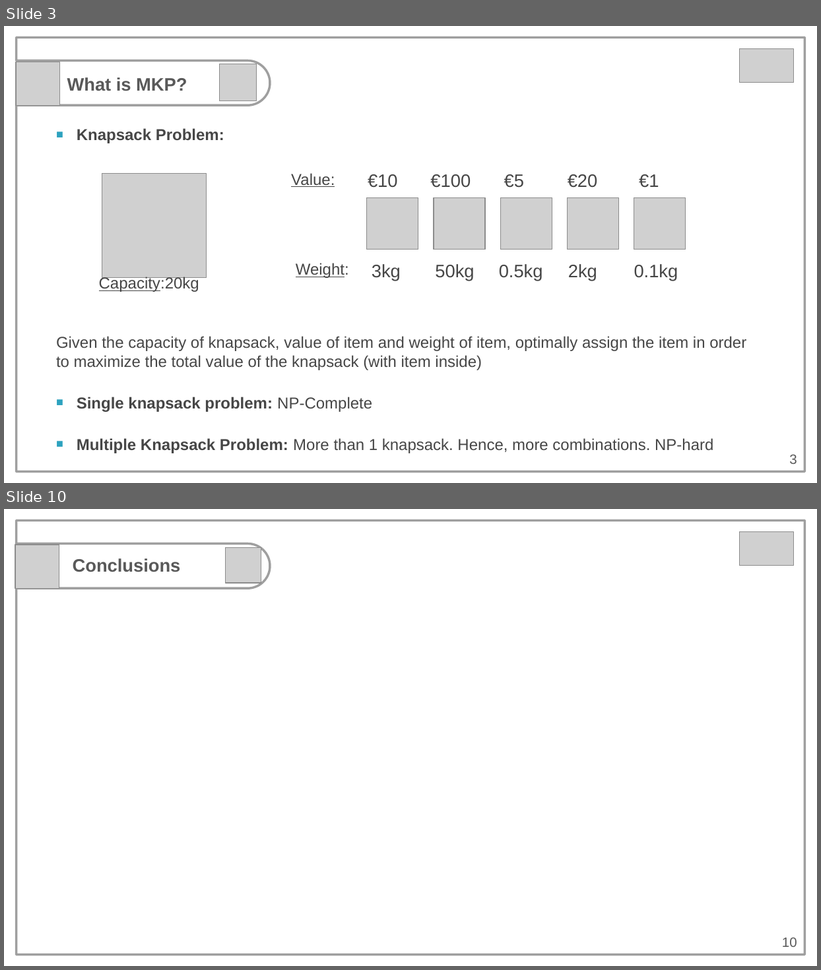
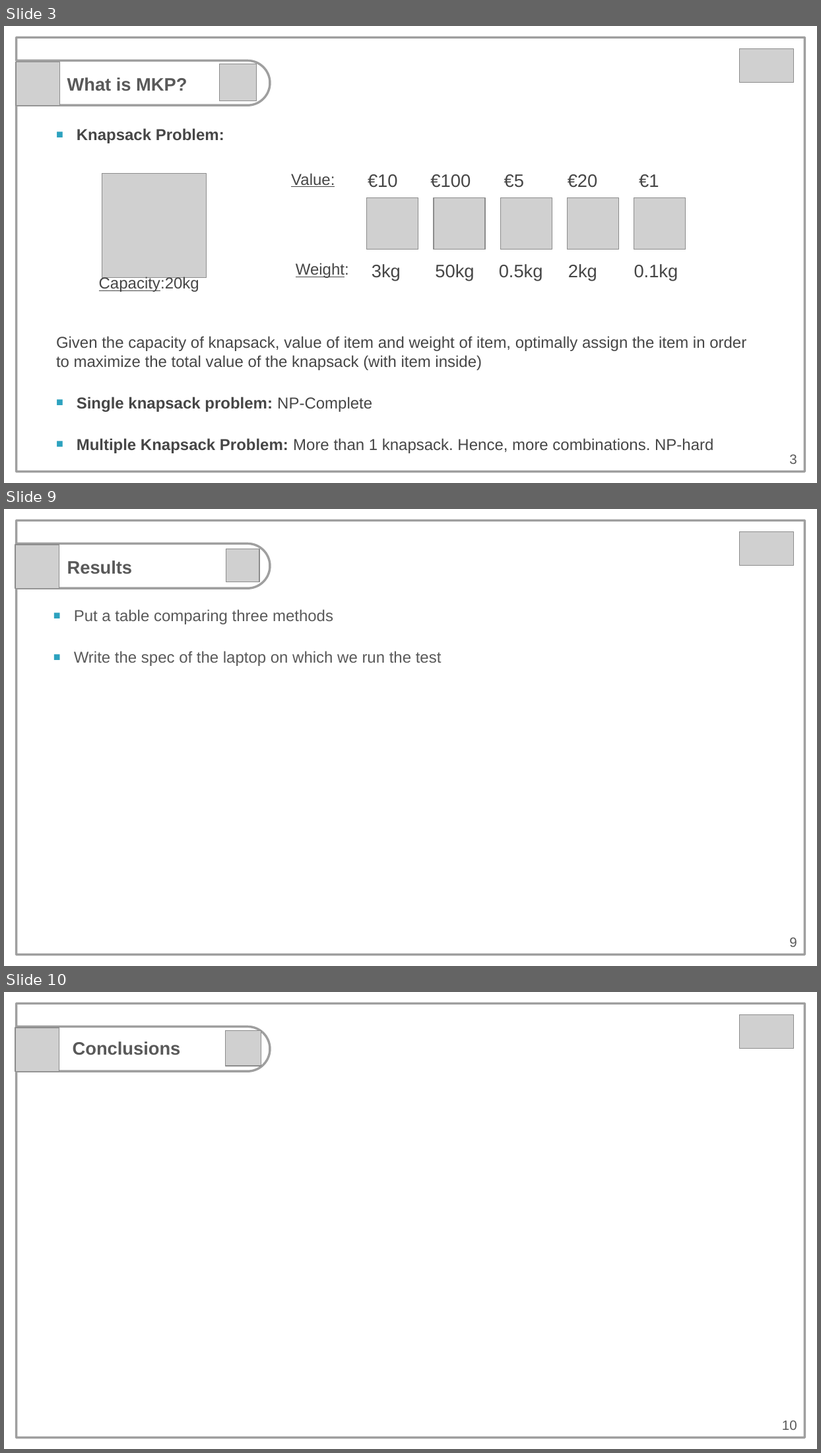
Before and after one commit to YMF2022/IntegerOptimizationCourse, a slide deck: OptimisationCourse_finalpresentation.pptx. Shown one above the other, each under a label of ours: slides 3 and 10 before the commit, slides 3, 9 and 10 after it; the slides between them are not shown. The pictures are 821x970 and 821x1453 pixels, drawn with LibreOffice and Linux fonts; fonts in the diff are those of the drawing; grey boxes stand for pictures. Boxes give left, top, right and bottom in pixels: in the first picture for what was removed or moved away, otherwise in the second. Text is boxed around its words. In the diff, an @@ line names an element or a change of style, - is before the commit and + after.

```diff
--- a/OptimisationCourse_finalpresentation.pptx
+++ b/OptimisationCourse_finalpresentation.pptx
@@ slide 9 added at (4, 509, 817, 966), background #FFFFFF @@
@@ freeform shape added at (16, 520, 805, 955), outline #9F9F9F 2 pt @@
@@ rounded rectangle added at (726, 524, 803, 562), fill #FFFFFF @@
@@ picture added at (15, 545, 59, 589) @@
@@ picture added at (739, 531, 793, 565) @@
@@ text added at (67, 560, 133, 574), 16 pt, text #595959, bold @@
+Results
@@ picture added at (226, 549, 259, 582) @@
@@ rectangle added at (726, 552, 803, 564), fill #FFFFFF @@
@@ text added at (74, 609, 442, 666), 14 pt, text #595959 @@
+■ Put a table comparing three methods
+■ Write the spec of the laptop on which we run the test
@@ page number added at (789, 937, 797, 947), 12 pt, text #595959 @@
+9
```
Also in this commit, not shown: 6 slides changed, 1 slide removed, 9 other files.
